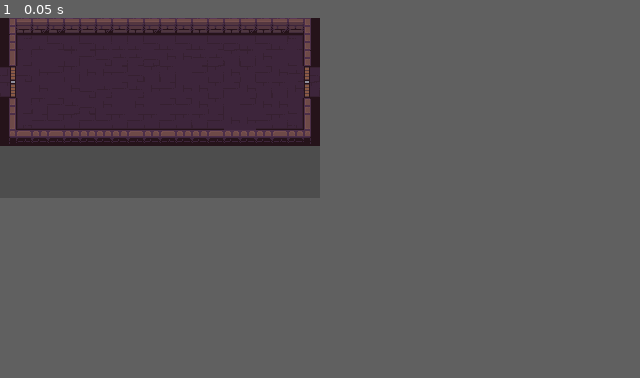
Above: before the commit, frame 1.
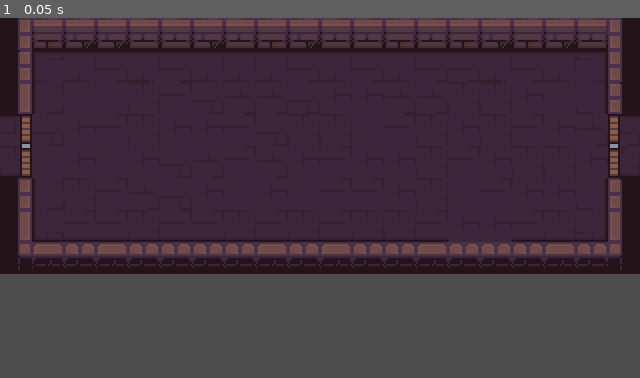
Above: after the commit, the same moment.

Repository: ThermobladeStudios/GMTK-Game-Jam-2023
Game: Godot game, scene res://Levels/Level.tscn
Same seed, same stepped clock (60 frames per second), same inputs: the game is played once before the commit and once after it. Before the commit the project has no main scene; this scene is started directly in both runs.
Inputs:
- Up to frame 1 (0.05 s): no input
In our replay, the window is 320x180 before the commit and 640x360 after it. These sizes can differ from the game's own. Grey fills any space a smaller window leaves; there, only what the larger window draws over its background counts as a difference.

The runs differ from the first frame. In frame 1, 56% of the frame differs, in the area x 0-100%, y 0-72%.

Commit message:
stuff

Diff:
--- a/project.godot
+++ b/project.godot
@@ -11,6 +11,7 @@
 [application]
 
 config/name="Gtmk Game Jam 2023"
+run/main_scene="res://Levels/Level.tscn"
 config/features=PackedStringArray("4.1", "GL Compatibility")
 config/icon="res://icon.svg"
 
@@ -18,8 +19,11 @@
 
 window/size/viewport_width=320
 window/size/viewport_height=180
+window/size/mode=2
+window/stretch/mode="canvas_items"
 
 [rendering]
 
+textures/canvas_textures/default_texture_filter=0
 renderer/rendering_method="gl_compatibility"
 renderer/rendering_method.mobile="gl_compatibility"
